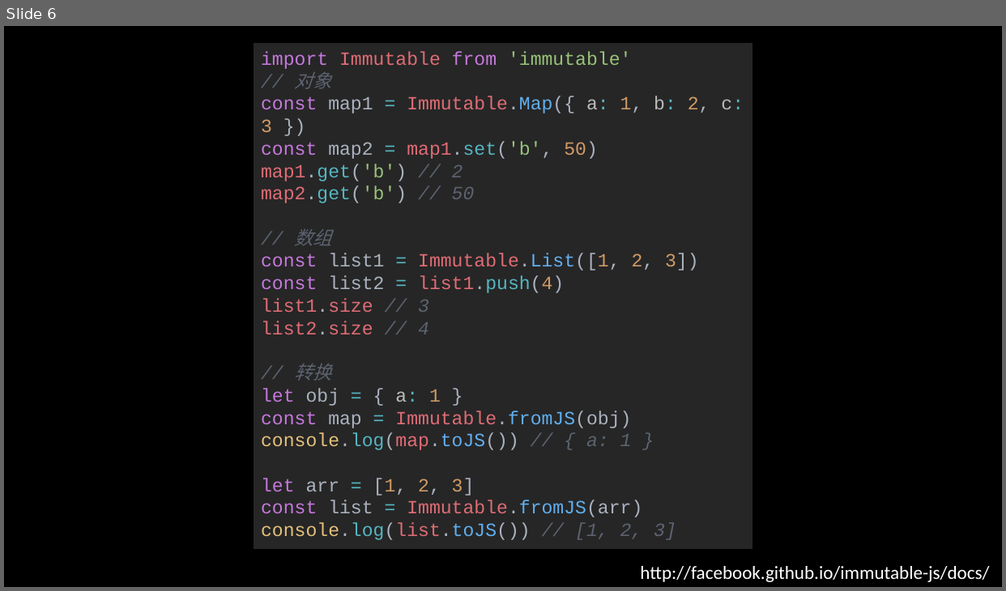
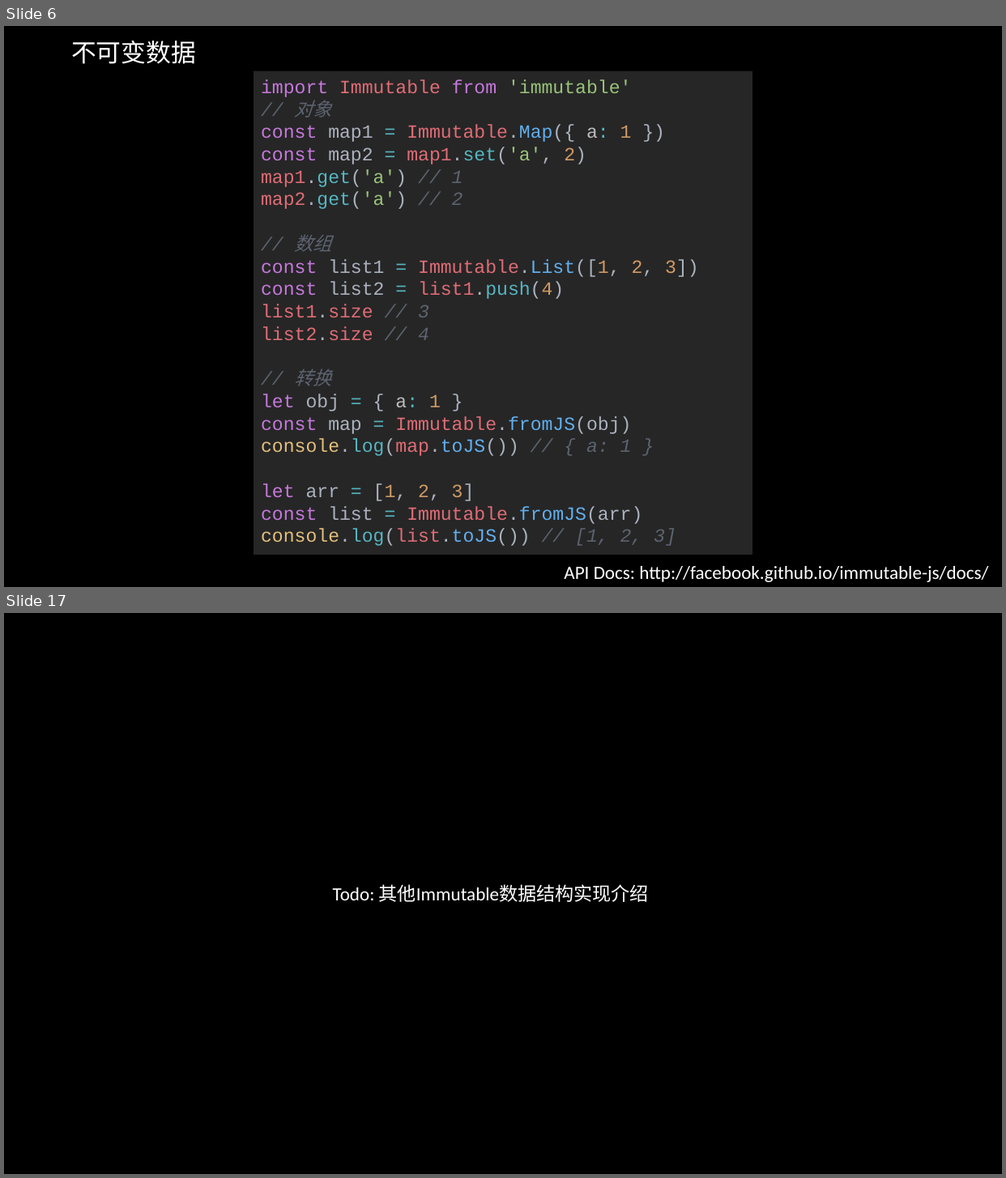
Before and after one commit to xfields/immutable-tutorial, a slide deck: docs/immutablejs_谢飞.pptx. Shown one above the other, each under a label of ours: slide 6 before the commit, slides 6 and 17 after it; the slides between them are not shown. The pictures are 1006x591 and 1006x1178 pixels, drawn with LibreOffice and Linux fonts; fonts in the diff are those of the drawing. Boxes give left, top, right and bottom in pixels: in the first picture for what was removed or moved away, otherwise in the second. Text is boxed around its words. In the diff, an @@ line names an element or a change of style, - is before the commit and + after.

Commit message:
add docs

```diff
--- a/docs/immutablejs_谢飞.pptx
+++ b/docs/immutablejs_谢飞.pptx
@@ slide 17 added at bbox=[4, 613, 1002, 1174], background #000000 @@
@@ text added at bbox=[333, 884, 649, 902], 18 pt, text #FFFFFF @@
+Todo: 其他Immutable数据结构实现介绍
@@ slide 6 changed as well @@
@@ text added at bbox=[71, 41, 196, 64], 24 pt, text #FFFFFF @@
+不可变数据
@@ rectangle "import Immutable from 'immutable'": place and size @@
-rectangle "import Immutable from 'immutable'" at bbox=[253, 43, 752, 550]
+rectangle "import Immutable from 'immutable'" at bbox=[253, 71, 752, 555]
@@ text in rectangle at bbox=[261, 125, 632, 209]: text changed @@
-const map1 = Immutable.Map({ a: 1, b: 2, c: 3 })
-const map2 = map1.set('b', 50)
-map1.get('b') // 2
-map2.get('b') // 50
+const map1 = Immutable.Map({ a: 1 })
+const map2 = map1.set('a', 2)
+map1.get('a') // 1
+map2.get('a') // 2
@@ text at bbox=[564, 566, 988, 582]: text changed @@
-http://facebook.github.io/immutable-js/docs/
+API Docs: http://facebook.github.io/immutable-js/docs/
```
Also in this commit, not shown: 2 other slides changed, 11 other slides added, 1 slide removed, 6 other files.
